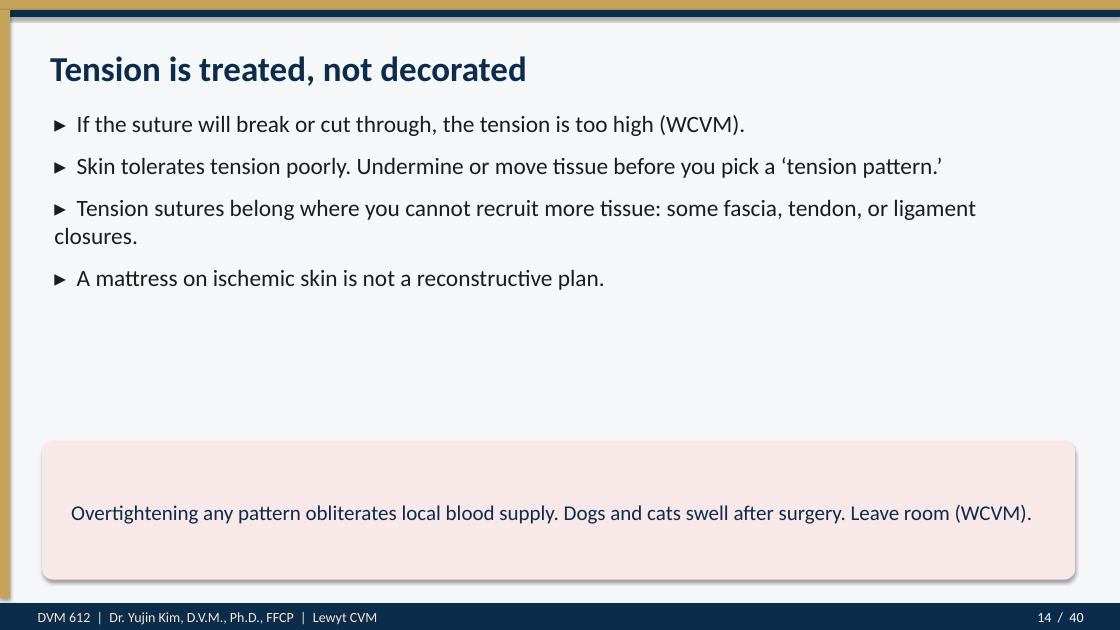
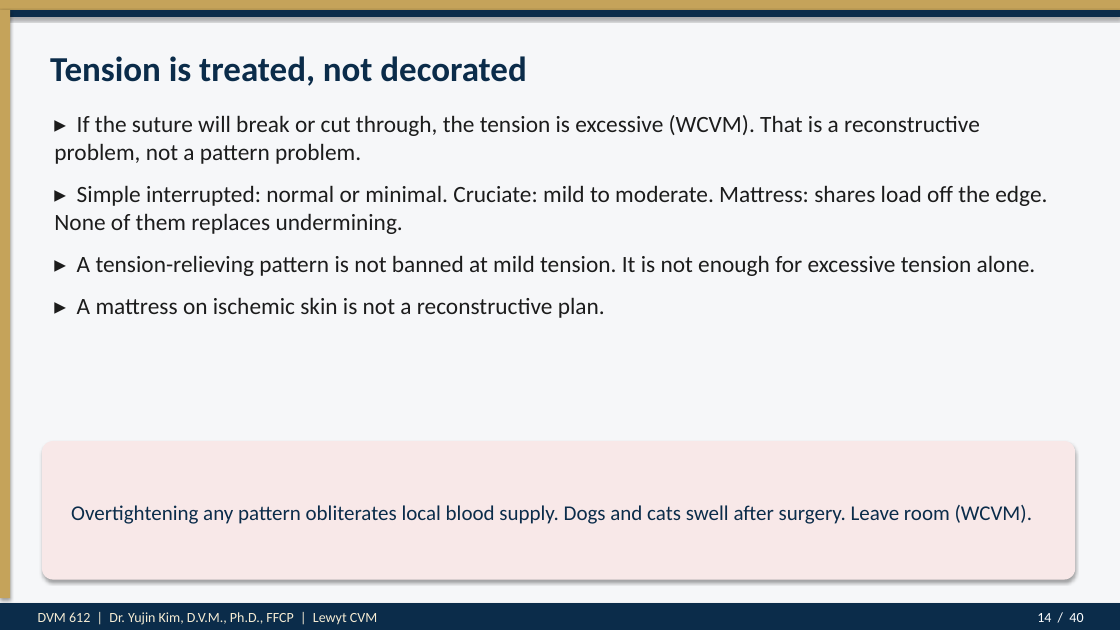
Before and after one commit to drkimvet/happycare, a slide deck: slide 14 of lectures/DVM-612_Week7_Suture_Patterns_Closures.pptx. Drawn at 1120x630 pixels with LibreOffice and Linux fonts; fonts in the diff are those of the drawing. Boxes give left, top, right and bottom in pixels: in the first picture for what was removed or moved away, otherwise in the second. Text is boxed around its words. In the diff, an @@ line names an element or a change of style, - is before the commit and + after.

```diff
--- a/lectures/DVM-612_Week7_Suture_Patterns_Closures.pptx
+++ b/lectures/DVM-612_Week7_Suture_Patterns_Closures.pptx
@@ text at box(54, 115, 1047, 276): text changed @@
-▸ If the suture will break or cut through, the tension is too high (WCVM).
-▸ Skin tolerates tension poorly. Undermine or move tissue before you pick a ‘tension pattern.’
-▸ Tension sutures belong where you cannot recruit more tissue: some fascia, tendon, or ligament closures.
+▸ If the suture will break or cut through, the tension is excessive (WCVM). That is a reconstructive problem, not a pattern problem.
+▸ Simple interrupted: normal or minimal. Cruciate: mild to moderate. Mattress: shares load off the edge. None of them replaces undermining.
+▸ A tension-relieving pattern is not banned at mild tension. It is not enough for excessive tension alone.
```
Also in this commit, not shown: 7 other slides changed, 2 other files.
